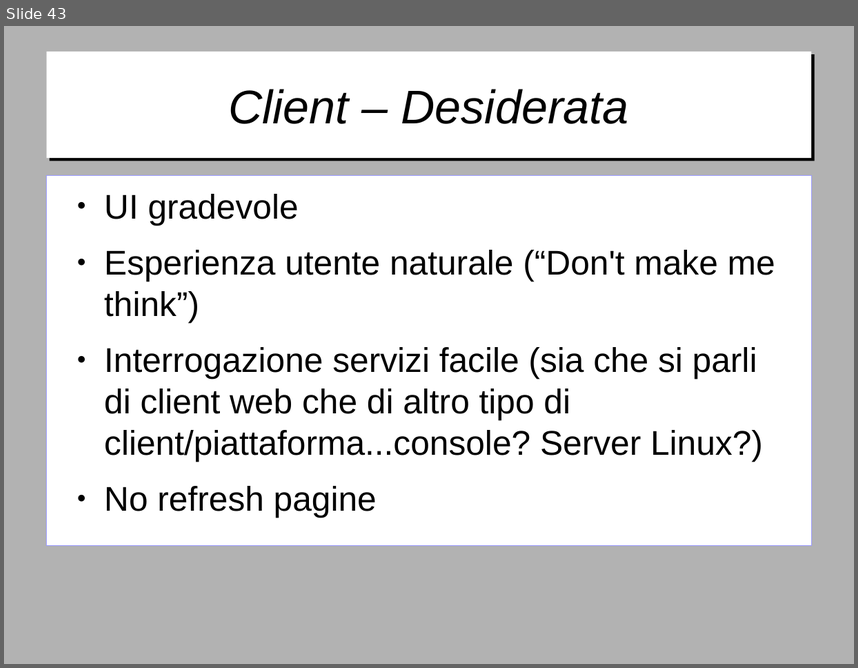
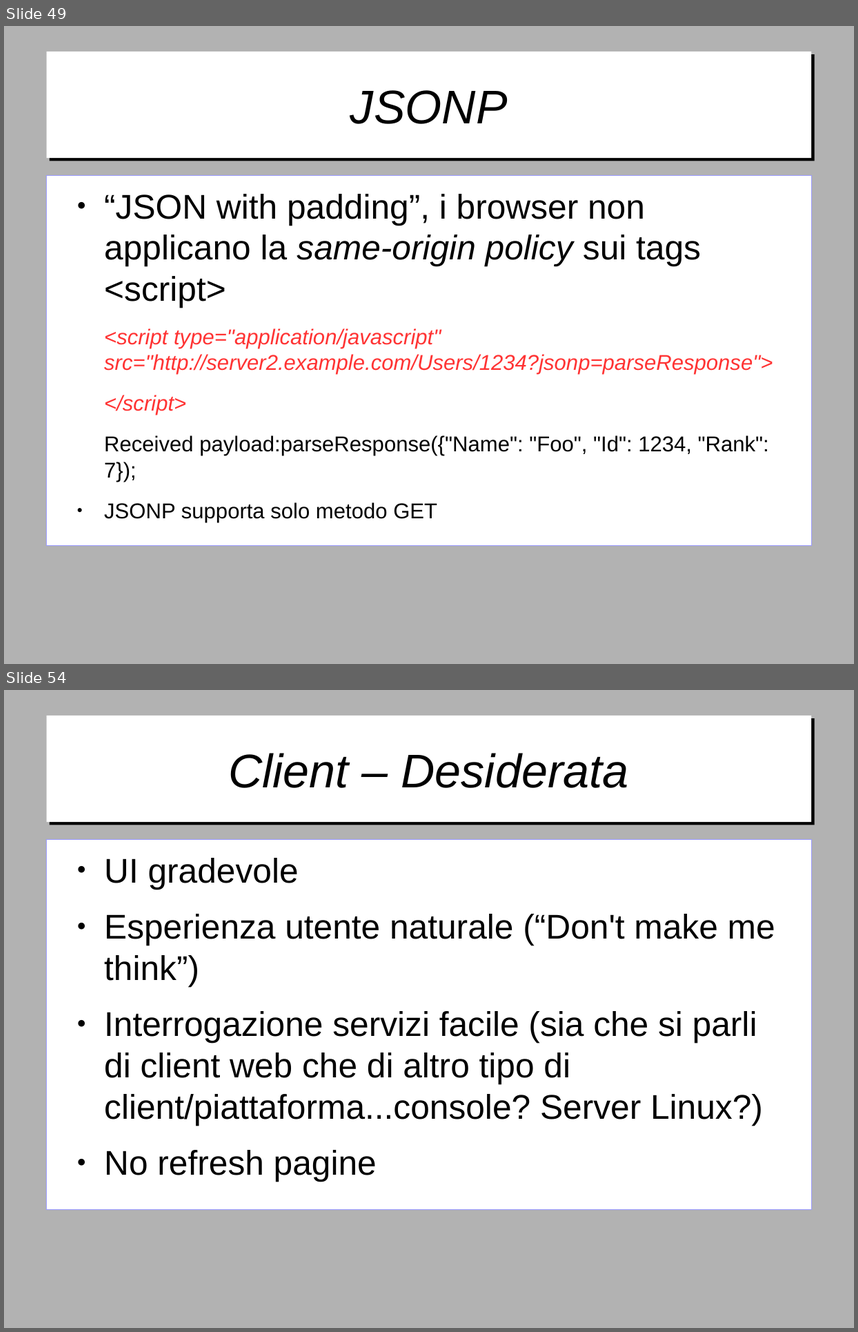
Before and after one commit to gitfer/ARXCourse, a slide deck: ARXCourse.odp. Shown one above the other, each under a label of ours: slide 43 before the commit, slides 49 and 54 after it; the slides between them are not shown. The pictures are 858x668 and 858x1332 pixels, drawn with LibreOffice and Linux fonts; fonts in the diff are those of the drawing; background and template pictures are left out. Boxes give left, top, right and bottom in pixels: in the first picture for what was removed or moved away, otherwise in the second. Text is boxed around its words. In the diff, an @@ line names an element or a change of style, - is before the commit and + after.

```diff
--- a/ARXCourse.odp
+++ b/ARXCourse.odp
@@ slide 49 added at (4,26,854,664), background #B2B2B2 @@
@@ title added at (46,52,812,158), fill #FFFFFF, 44 pt, text #000000, italic @@
+JSONP
@@ text added at (46,175,812,545), fill #FFFFFF, outline #9999FF 0 pt, 20 pt, text #000000 @@
+● “JSON with padding”, i browser non applicano la same-origin policy sui tags <script>
+<script type="application/javascript" src="http://server2.example.com/Users/1234?jsonp=parseResponse">
+</script>
+Received payload:parseResponse({"Name": "Foo", "Id": 1234, "Rank": 7});
+● JSONP supporta solo metodo GET
@@ what was slide 43 is now slide 54 @@
```
Also in this commit, not shown: 1 slide changed, 10 other slides added.
